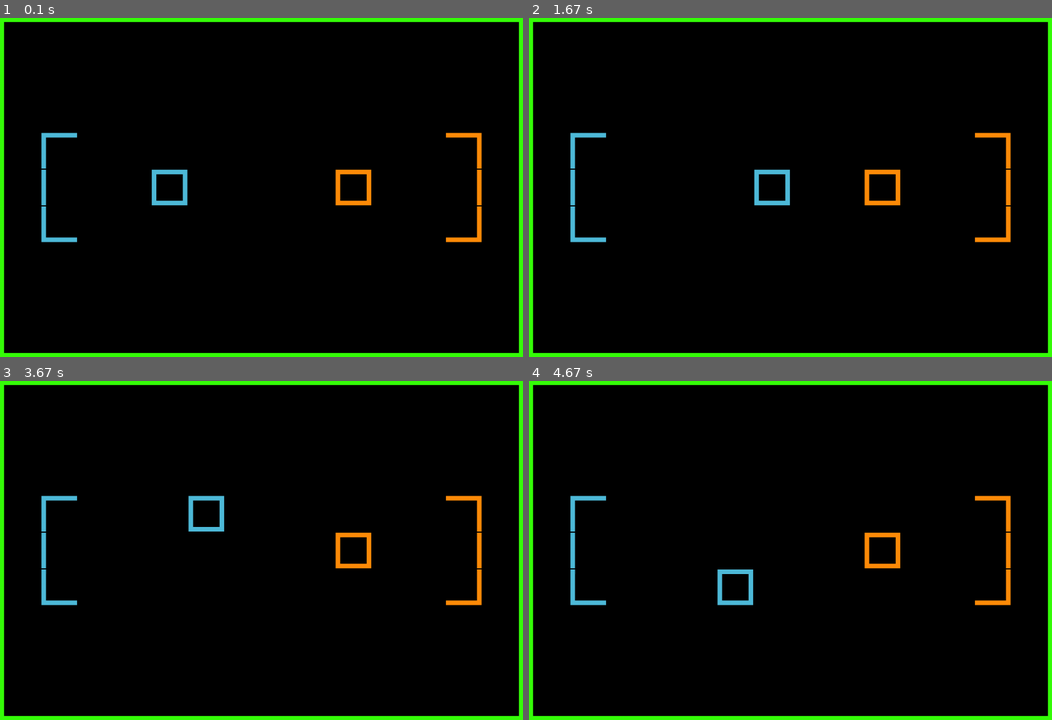
Above: before the commit, frames 1-4 (two rows, left to right).
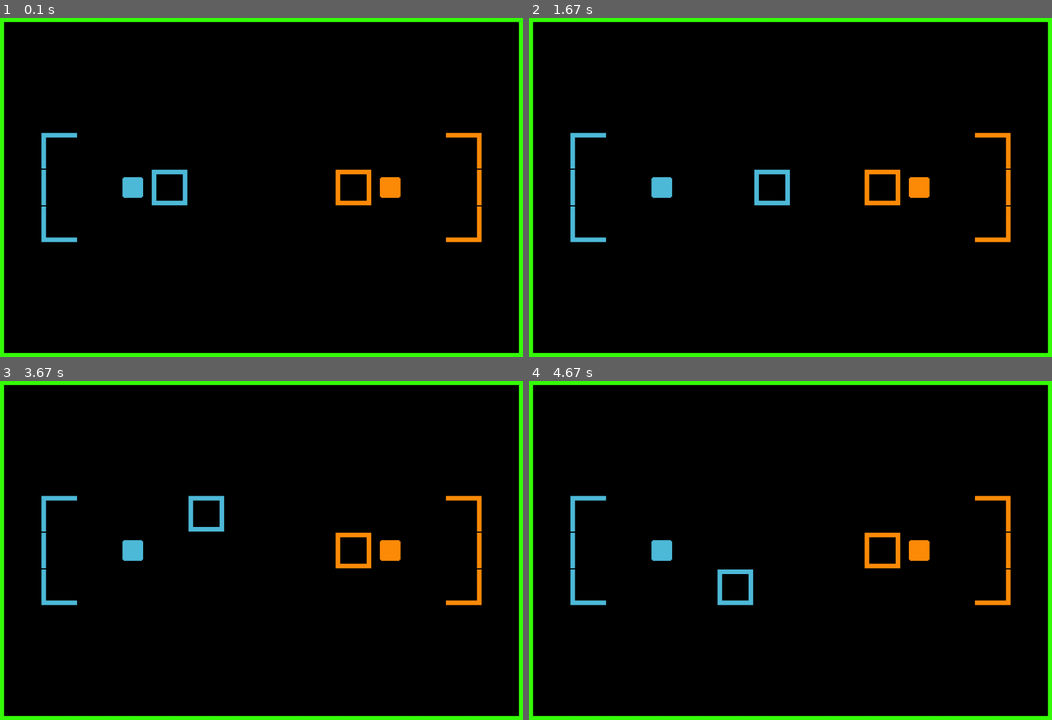
Above: after the commit, the same moments.

Repository: Robomarti/harjoitustyo
Game: pygame game, started from src/index.py
Same seed, same stepped clock (60 frames per second), same inputs: the game is played once before the commit and once after it.
Inputs:
- Up to frame 1 (0.1 s): no input
- Up to frame 2 (1.67 s): hold Right 0.33-0.8 s; hold Up 0.83-1.13 s; hold Right 1.17-1.63 s
- Up to frame 3 (3.67 s): hold Left 1.67-2.2 s; hold Down 2.23-2.53 s; hold Left 2.57-2.97 s; hold Up 3-3.37 s; hold Right from 3.4 s (still down)
- Up to frame 4 (4.67 s): release Right at 4.03 s; hold Down 4.07-4.43 s; hold M from 4.47 s (still down); hold Left from 4.47 s (still down)

The runs differ from the first frame. In frame 1, 0.5% of the frame differs, in the area x 23-77%, y 46-54%; in frame 2, 0.5%; in frame 3, 0.5%; in frame 4, 0.5%.

Commit message:
movable flags

Diff:
--- a/src/game_loop.py
+++ b/src/game_loop.py
@@ -15,6 +15,7 @@
         self.player2 = sprites.player.Player([self._level.visible_sprites], 2)
 
         self.game_map = copy.deepcopy(settings.MAP)
+        self._level.create_map()
         self._level.update_map(self.game_map, self.player1, self.player2)
 
         self.player1.real_pos = self.player1.pos
@@ -35,24 +36,40 @@
             if event.type == pygame.QUIT:
                 return False
             if event.type == pygame.KEYUP:
-                self.game_map[self.current_player.pos[1]][self.current_player.pos[0]] = " "
                 if event.key == pygame.K_UP:
+                    #only erase previous position if the action is to move
+                    self.game_map[self.current_player.pos[1]][self.current_player.pos[0]] = " "
                     self.current_player.move(self.game_map, "up")
+
                 if event.key == pygame.K_DOWN:
+                    self.game_map[self.current_player.pos[1]][self.current_player.pos[0]] = " "
                     self.current_player.move(self.game_map, "down")
+
                 if event.key == pygame.K_LEFT:
+                    self.game_map[self.current_player.pos[1]][self.current_player.pos[0]] = " "
                     self.current_player.move(self.game_map, "left")
+
                 if event.key == pygame.K_RIGHT:
+                    self.game_map[self.current_player.pos[1]][self.current_player.pos[0]] = " "
                     self.current_player.move(self.game_map, "right")
+
                 if event.key == pygame.K_SPACE:
                     self.current_player.apply_real_position()
                     self._change_turns()
+                #debug keybinds
                 if event.key == pygame.K_d:
                     self.current_player.apply_real_position()
+                if event.key == pygame.K_m:
+                    print(self.game_map)
+                if event.key == pygame.K_p:
+                    print(self.current_player,self.current_player.has_flag)
+                #show temporary player position on screen, even if player has not moved
                 self.game_map[self.current_player.pos[1]][self.current_player.pos[0]] = "p" + str(self.current_player.p1orp2)
+                #update map after every action
                 self._level.update_map(self.game_map, self.player1, self.player2)
 
     def _change_turns(self):
+        self.game_map[self.current_player.pos[1]][self.current_player.pos[0]] = "p" + str(self.current_player.p1orp2)
         if self.current_turn == 1:
             self.current_turn = 2
             self.current_player = self.player2
--- a/src/level.py
+++ b/src/level.py
@@ -2,17 +2,19 @@
 import settings
 import sprites.tile
 import sprites.player
-
+import sprites.flag
 
 class Level:
     def __init__(self):
         self.display_surface = pygame.display.get_surface()
-
         self.visible_sprites = pygame.sprite.Group()
         self.obstacle_sprites = pygame.sprite.Group()
         self.all_sprites = pygame.sprite.Group()
+        self.flag_1 = sprites.flag.Flag((4, 5), [self.visible_sprites], 1)
+        self.flag_2 = sprites.flag.Flag((11, 5), [self.visible_sprites], 2)
 
-    def update_map(self, game_map, player_one, player_two):
+    def create_map(self):
+        game_map = settings.MAP
         height = len(game_map)
         width = len(game_map[0])
         for i in range(height):
@@ -21,12 +23,6 @@
                 y_coordinate = i * settings.TILESIZE
                 if game_map[i][j] == "x":
                     sprites.tile.Tile((x_coordinate, y_coordinate), [self.visible_sprites, self.obstacle_sprites], 1)
-                elif game_map[i][j] == "p1":
-                    player_one.pos = [j, i,]
-                    player_one.rect.topleft = (j*settings.TILESIZE, i*settings.TILESIZE)
-                elif game_map[i][j] == "p2":
-                    player_two.pos = [j, i,]
-                    player_two.rect.topleft = (j*settings.TILESIZE, i*settings.TILESIZE)
                 elif game_map[i][j] == "p1gu":
                     sprites.tile.Tile((x_coordinate, y_coordinate), [self.visible_sprites], 2)
                 elif game_map[i][j] == "p1g":
@@ -39,6 +35,33 @@
                     sprites.tile.Tile((x_coordinate, y_coordinate), [self.visible_sprites], 6)
                 elif game_map[i][j] == "p2gl":
                     sprites.tile.Tile((x_coordinate, y_coordinate), [self.visible_sprites], 7)
+        self.all_sprites.add(self.visible_sprites,self.obstacle_sprites)
+
+    def update_map(self, game_map, player_one, player_two):
+        height = len(game_map)
+        width = len(game_map[0])
+        for i in range(height):
+            for j in range(width):
+                x_coordinate = j * settings.TILESIZE
+                y_coordinate = i * settings.TILESIZE
+                if game_map[i][j] == "p1":
+                    if player_one.has_flag:
+                        self.flag_2.current_position = [j,i,]
+                        self.flag_2.rect.topleft = (x_coordinate, y_coordinate)
+                    player_one.pos = [j, i,]
+                    player_one.rect.topleft = (x_coordinate, y_coordinate)
+                elif game_map[i][j] == "p2":
+                    if player_two.has_flag:
+                        self.flag_1.current_position = [j,i,]
+                        self.flag_1.rect.topleft = (x_coordinate, y_coordinate)
+                    player_two.pos = [j, i,]
+                    player_two.rect.topleft = (x_coordinate, y_coordinate)
+                elif game_map[i][j] == "p1flag":
+                    self.flag_1.current_position = [j,i,]
+                    self.flag_1.rect.topleft = (x_coordinate, y_coordinate)
+                elif game_map[i][j] == "p2flag":
+                    self.flag_2.current_position = [j,i,]
+                    self.flag_2.rect.topleft = (x_coordinate, y_coordinate)
 
         self.all_sprites.add(self.visible_sprites,self.obstacle_sprites)
 
--- /dev/null
+++ b/src/projectile.py
@@ -0,0 +1,12 @@
+import pygame
+
+class Projectile():
+    def __init__(self,start_location, target_location):
+        self.location = start_location
+        self.target_location = target_location
+        self.radius = 1
+        self.velocity = 1
+        self.color = "yellow"
+
+    def draw(self, display):
+        pygame.draw.circle(display, self.color, self.location, self.radius)
--- a/src/settings.py
+++ b/src/settings.py
@@ -10,7 +10,7 @@
     ["x", " ", " ", " ", " ", " ", " ", " ", " ", " ", " ", " ", " ", " ", " ", "x"],
     ["x", " ", " ", " ", " ", " ", " ", " ", " ", " ", " ", " ", " ", " ", " ", "x"],
     ["x", " ", "p1gu", " ", " ", " ", " ", " "," ", " ", " ", " ", " ", "p2gu", " ", "x"],
-    ["x", " ", "p1g", " ", " ", "p1", " ", " "," ", " ", "p2", " ", " ", "p2g", " ", "x"],
+    ["x", " ", "p1g", " ", "p1flag", "p1", " ", " "," ", " ", "p2", "p2flag", " ", "p2g", " ", "x"],
     ["x", " ", "p1gl", " ", " ", " ", " ", " "," ", " ", " ", " ", " ", "p2gl", " ", "x"],
     ["x", " ", " ", " ", " ", " ", " ", " "," ", " ", " ", " ", " ", " ", " ", "x"],
     ["x", " ", " ", " ", " ", " ", " ", " "," ", " ", " ", " ", " ", " ", " ", "x"],
--- /dev/null
+++ b/src/sprites/flag.py
@@ -0,0 +1,14 @@
+import pygame
+
+class Flag(pygame.sprite.Sprite):
+    def __init__(self, position, groups, image_num):
+        super().__init__(groups)
+        if image_num == 1:
+            self.image = pygame.image.load(
+                "src/assets/p1flag.png")
+        elif image_num == 2:
+            self.image = pygame.image.load(
+                "src/assets/p2flag.png")
+        self.original_position = position
+        self.current_position = [position[0],position[1]]
+        self.rect = self.image.get_rect(topleft=position)
--- a/src/sprites/player.py
+++ b/src/sprites/player.py
@@ -5,34 +5,51 @@
         super().__init__(groups)
         self.p1orp2 = p1orp2
         if p1orp2 == 1:
-            self.image = pygame.image.load("src/assets/p1.png").convert_alpha()
+            self.image = pygame.image.load("src/assets/p1.png")
+            self.opponent_num = 2
         else:
-            self.image = pygame.image.load("src/assets/p2.png").convert_alpha()
+            self.image = pygame.image.load("src/assets/p2.png")
+            self.opponent_num = 1
 
         self.rect = self.image.get_rect(topleft=(0, 0))
         self.pos = [0, 0,]
         self.real_pos = [0, 0,]
+        self.has_flag = False
 
     def move(self, game_map, direction):
         if direction == "up":
-            if abs(self.pos[1] - self.real_pos[1]) == 0 and game_map[self.pos[1]-1][self.pos[0]] == " ":
+            wanted_pos = game_map[self.real_pos[1]-1][self.real_pos[0]]
+            can_move_to_wanted_pos = (wanted_pos == " " or wanted_pos == "p"+str(self.opponent_num)+"flag")
+            if abs(self.pos[1] - self.real_pos[1]) == 0 and can_move_to_wanted_pos:
                 self.pos[1] -= 1
                 self.pos[0] = self.real_pos[0]
 
-        if direction == "down":
-            if abs(self.pos[1] - self.real_pos[1]) == 0 and game_map[self.pos[1]+1][self.pos[0]] == " ":
+        elif direction == "down":
+            wanted_pos = game_map[self.real_pos[1]+1][self.real_pos[0]]
+            can_move_to_wanted_pos = (wanted_pos == " " or wanted_pos == "p"+str(self.opponent_num)+"flag")
+            if abs(self.pos[1] - self.real_pos[1]) == 0 and can_move_to_wanted_pos:
                 self.pos[1] += 1
                 self.pos[0] = self.real_pos[0]
 
-        if direction == "left":
-            if abs(self.pos[0] - self.real_pos[0]) == 0 and game_map[self.pos[1]][self.pos[0]-1] == " ":
+        elif direction == "left":
+            wanted_pos = game_map[self.real_pos[1]][self.real_pos[0]-1]
+            can_move_to_wanted_pos = (wanted_pos == " " or wanted_pos == "p"+str(self.opponent_num)+"flag")
+            if abs(self.pos[0] - self.real_pos[0]) == 0 and can_move_to_wanted_pos:
                 self.pos[0] -= 1
                 self.pos[1] = self.real_pos[1]
 
-        if direction == "right":
-            if abs(self.pos[0] - self.real_pos[0]) == 0 and game_map[self.pos[1]][self.pos[0]+1] == " ":
+        elif direction == "right":
+            wanted_pos = game_map[self.real_pos[1]][self.real_pos[0]+1]
+            can_move_to_wanted_pos = (wanted_pos == " " or wanted_pos == "p"+str(self.opponent_num)+"flag")
+            if abs(self.pos[0] - self.real_pos[0]) == 0 and can_move_to_wanted_pos:
                 self.pos[0] += 1
                 self.pos[1] = self.real_pos[1]
 
+        else:
+            wanted_pos = ""
+
+        if wanted_pos == "p"+str(self.opponent_num)+"flag":
+            self.has_flag = True
+
     def apply_real_position(self):
         self.real_pos = self.pos
--- a/src/tests/player_test.py
+++ b/src/tests/player_test.py
@@ -1,5 +1,74 @@
 import unittest
+import pygame
+import sprites.player
 
 class TestPlayer(unittest.TestCase):
     def setUp(self):
         print("Set up goes here")
+        display = pygame.display.set_mode((4,4))
+        pygame.init()
+        self.player = sprites.player.Player([],1)
+        self.player2 = sprites.player.Player([],2)
+        self.player.pos = [1,1]
+        self.player.real_pos = [1,1]
+        self.player2.pos = [1,1]
+        self.player2.real_pos = [1,1]
+        self.game_map = [["x","x","x","x"],["x"," "," ","x"],["x"," "," ","x"],["x","x","x","x"]]
+
+    def test_player_default_position(self):
+        self.assertEqual(self.player.pos, [1,1])
+        self.assertEqual(self.player.real_pos, [1,1])
+
+    def test_player_move_up(self):
+        self.player.pos = [2,2]
+        self.player.real_pos = [2,2]
+        self.player.move(self.game_map,"up")
+        self.assertEqual(self.player.pos, [2,1])
+        self.assertEqual(self.player.real_pos, [2,2])
+
+    def test_player_move_down(self):
+        self.player.move(self.game_map,"down")
+        self.assertEqual(self.player.pos, [1,2])
+        self.assertEqual(self.player.real_pos, [1,1])
+
+    def test_player_move_left(self):
+        self.player.pos = [2,2]
+        self.player.real_pos = [2,2]
+        self.player.move(self.game_map,"left")
+        self.assertEqual(self.player.pos, [1,2])
+        self.assertEqual(self.player.real_pos, [2,2])
+
+    def test_player2_move_right(self):
+        self.player2.move(self.game_map,"right")
+        self.assertEqual(self.player2.pos, [2,1])
+        self.assertEqual(self.player2.real_pos, [1,1])
+
+    def test_playe2r_cannot_move_up(self):
+        self.player2.move(self.game_map,"up")
+        self.assertEqual(self.player.pos, [1,1])
+        self.assertEqual(self.player.real_pos, [1,1])
+
+    def test_player2_cannot_move_down(self):
+        self.player2.pos = [2,2]
+        self.player2.real_pos = [2,2]
+        self.player2.move(self.game_map,"down")
+        self.assertEqual(self.player2.pos, [2,2])
+        self.assertEqual(self.player2.real_pos, [2,2])
+
+    def test_player_cannot_move_left(self):
+        self.player2.move(self.game_map,"left")
+        self.assertEqual(self.player2.pos, [1,1])
+        self.assertEqual(self.player2.real_pos, [1,1])
+
+    def test_player2_cannot_move_right(self):
+        self.player2.pos = [2,2]
+        self.player2.real_pos = [2,2]
+        self.player2.move(self.game_map,"right")
+        self.assertEqual(self.player2.pos, [2,2])
+        self.assertEqual(self.player2.real_pos, [2,2])
+
+    def test_apply_real_position(self):
+        self.player.move(self.game_map,"down")
+        self.assertEqual(self.player.real_pos, [1,1])
+        self.player.apply_real_position()
+        self.assertEqual(self.player.real_pos, [1,2])
Binary file added: src/assets/p1flag.png
Binary file added: src/assets/p2flag.png
Not shown, changed: dokumentaatio/tyoaikakirjanpito.md
